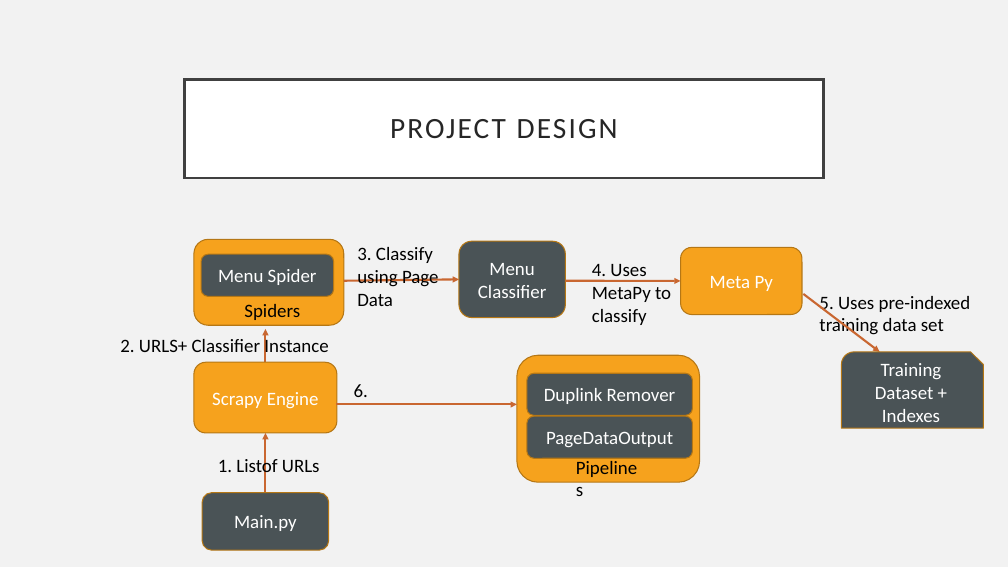
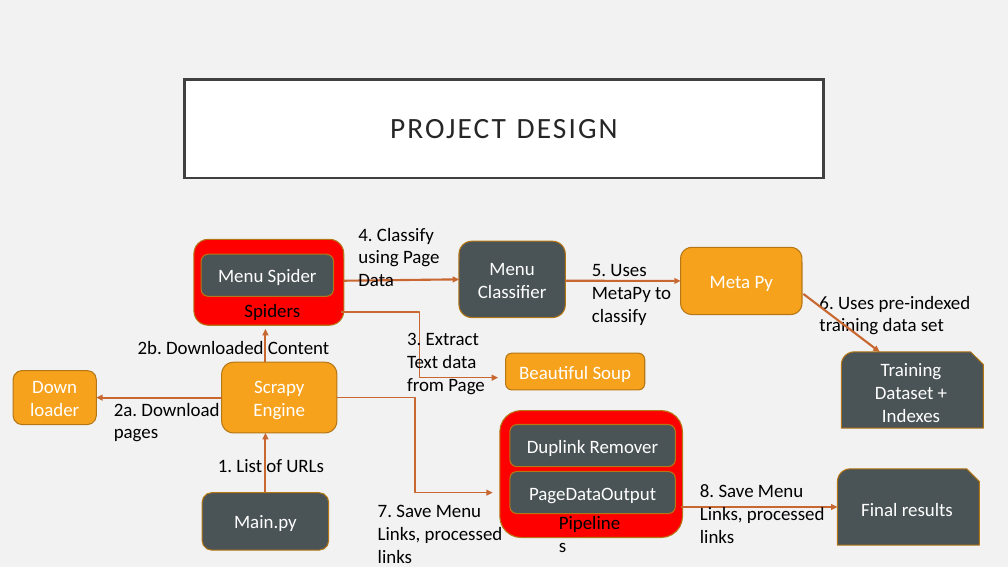
Before and after one commit to kn13-kiran/CourseProject, a slide deck: slide 5 of cs410_CourseProject_MenuCrawler.pptx. Drawn at 1008x567 pixels with LibreOffice and Linux fonts; fonts in the diff are those of the drawing. Boxes give left, top, right and bottom in pixels: in the first picture for what was removed or moved away, otherwise in the second. Text is boxed around its words. In the diff, an @@ line names an element or a change of style, - is before the commit and + after.

Commit message:
updating presentation

```diff
--- a/cs410_CourseProject_MenuCrawler.pptx
+++ b/cs410_CourseProject_MenuCrawler.pptx
@@ text at [358, 228, 440, 286]: text changed @@
-3. Classify using Page Data
+4. Classify using Page Data
@@ rounded rectangle at [194, 240, 344, 326]: fill #F6A21D to #FF0000 @@
@@ text at [592, 264, 671, 325]: text changed @@
-4. Uses MetaPy to classify
+5. Uses MetaPy to classify
@@ text at [819, 296, 971, 337]: text changed @@
-5. Uses pre-indexed training data set
+6. Uses pre-indexed training data set
@@ elbow arrow added from (342, 312) to (498, 378), #C96731 1.5 pt @@
@@ text at [138, 341, 329, 354]: text changed @@
-2. URLS+ Classifier Instance
+2b. Downloaded Content
@@ text added at [407, 330, 485, 395], 18 pt, text #000000 @@
+3. Extract Text data from Page
@@ rounded rectangle added at [506, 353, 645, 390], fill #F6A21D, outline #B67815 1 pt, 18 pt, text #FFFFFF @@
+Beautiful Soup
@@ rounded rectangle added at [13, 371, 96, 425], fill #F6A21D, outline #B67815 1 pt, 18 pt, text #FFFFFF @@
+Down loader
@@ rounded rectangle "Scrapy Engine": place and size @@
-rounded rectangle "Scrapy Engine" at [194, 362, 337, 433]
+rounded rectangle "Scrapy Engine" at [222, 362, 337, 433]
@@ text removed at [354, 384, 368, 397] @@
-6.
@@ arrow added from (222, 398) to (96, 398), #C96731 2 pt @@
@@ text added at [114, 403, 219, 442], 18 pt, text #000000 @@
+2a. Download pages
@@ elbow arrow added from (337, 398) to (493, 493), #C96731 1.5 pt @@
@@ rounded rectangle: place and size @@
-rounded rectangle at [517, 355, 700, 482]
+rounded rectangle at [500, 411, 683, 538]
@@ rounded rectangle at [500, 411, 683, 538]: fill #F6A21D to #FF0000 @@
@@ rounded rectangle "Duplink Remover": place and size @@
-rounded rectangle "Duplink Remover" at [527, 374, 693, 416]
+rounded rectangle "Duplink Remover" at [510, 424, 675, 467]
@@ text at [218, 459, 324, 472]: spaces changed @@
-1. Listof URLs
+1. List of URLs
@@ rounded rectangle "PageDataOutput": place and size @@
-rounded rectangle "PageDataOutput" at [527, 416, 693, 458]
+rounded rectangle "PageDataOutput" at [510, 472, 675, 514]
@@ snip round rect added at [838, 469, 980, 545], fill #4A5356, outline #B67815 1 pt, 18 pt, text #FFFFFF @@
+Final results
@@ text added at [378, 504, 503, 563], 18 pt, text #000000 @@
+7. Save Menu Links, processed links
@@ text "Pipelines": place and size @@
-text "Pipelines" at [569, 451, 651, 482]
+text "Pipelines" at [551, 507, 634, 538]
@@ arrow moved from (336, 405) - (517, 405) to (681, 507) - (838, 507) @@
@@ text added at [700, 484, 825, 543], 18 pt, text #000000 @@
+8. Save Menu Links, processed links
```
Also in this commit, not shown: 1 other slide changed, 1 other file.
